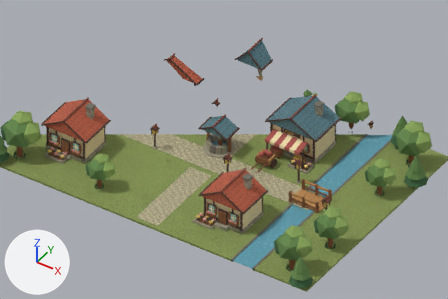
The Blender file apps/placement-viewer/assets/rpg-village/rpg-village.blend, before and after one commit.
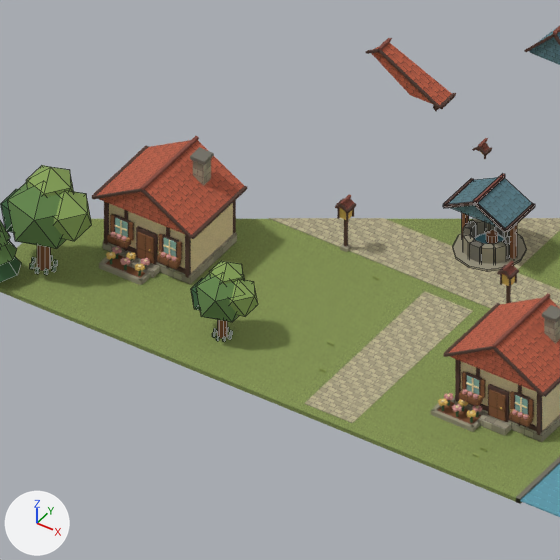
Each version is shown from the file's camera 'Camera', then close up on the part from 0% to 56% of the width and 12% to 96% of the height. Every picture has the same lights, and +X, +Y and +Z are marked at lower left. The last two pictures show the newer version. The close-ups show mesh edges as thin lines.

The scene before the commit, as lines of its bpy script (objects in view):
```python
ob_village_pine_006 = bpy.data.objects.new('village_pine.006', me_cylinder_033)
ob_village_pine_006.location = (-315.0, -211.0, 0.0)
ob_village_pine_006.scale = (0.85, 0.85, 0.85)
ob_village_tree_005 = bpy.data.objects.new('village_tree.005', me_cylinder_032)
ob_village_tree_005.location = (-130.0, -176.0, 0.0)
ob_village_tree_005.scale = (0.85, 0.85, 0.85)
ob_village_well_001 = bpy.data.objects.new('village_well.001', me_cylinder_029)
ob_village_well_001.location = (-20.0, 25.0, 0.0)
# also in view: 'village_flowers.004' at (75.0, -159.0, 6.0); 'village_landscape.001' at (0.0, 0.0, -1.0); 'village_cottage.001' at (-225.0, -106.0, 44.0); 'village_cottage.002' at (105.0, -122.0, 44.0); 'village_tower.001' at (-35.0, 164.0, 65.0)
```
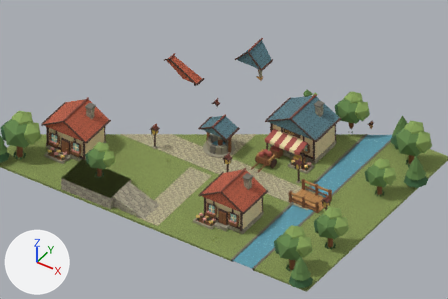
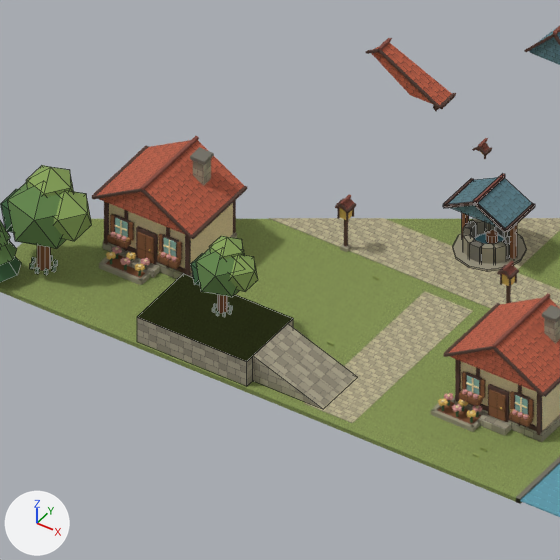
Patch to the scene script:
```diff
--- a/apps/placement-viewer/assets/rpg-village/rpg-village.blend.py
+++ b/apps/placement-viewer/assets/rpg-village/rpg-village.blend.py
@@ me_cube_388 @@
+me_cube_388.from_pydata(...)  # 22 vertices, 17 faces; spans x -50.0..114.0, y -32.0..32.0, z 0.0..24.0
+# faces by material slot: [11, 6]
+me_cube_388.materials.append(mat_village_stone)  # picture img_village_stone
+me_cube_388.materials.append(mat_village_grass)  # picture img_village_grass
@@ ob_village_tree_005 @@
 ob_village_tree_005 = bpy.data.objects.new('village_tree.005', me_cylinder_032)
-ob_village_tree_005.location = (-130.0, -176.0, 0.0)
+ob_village_tree_005.location = (-130.0, -176.0, 24.0)
 ob_village_tree_005.scale = (0.85, 0.85, 0.85)
@@ ob_village_garden_001 @@
+ob_village_garden_001 = bpy.data.objects.new('village_garden.001', me_cube_388)
+ob_village_garden_001.location = (-130.0, -186.0, 0.0)
```

Boxes [x1, y1, x2, y2] around the edits, measured in the close-ups (560 x 560 px):
'village_garden.001', added
    after: [137, 274, 357, 409]
    faces in mat_village_stone (picture img_village_stone): [137, 317, 357, 409]
    faces in mat_village_grass (picture img_village_grass): [137, 274, 293, 361]
'village_tree.005', moved
    before: [191, 261, 258, 342]
    after: [191, 236, 258, 317]
